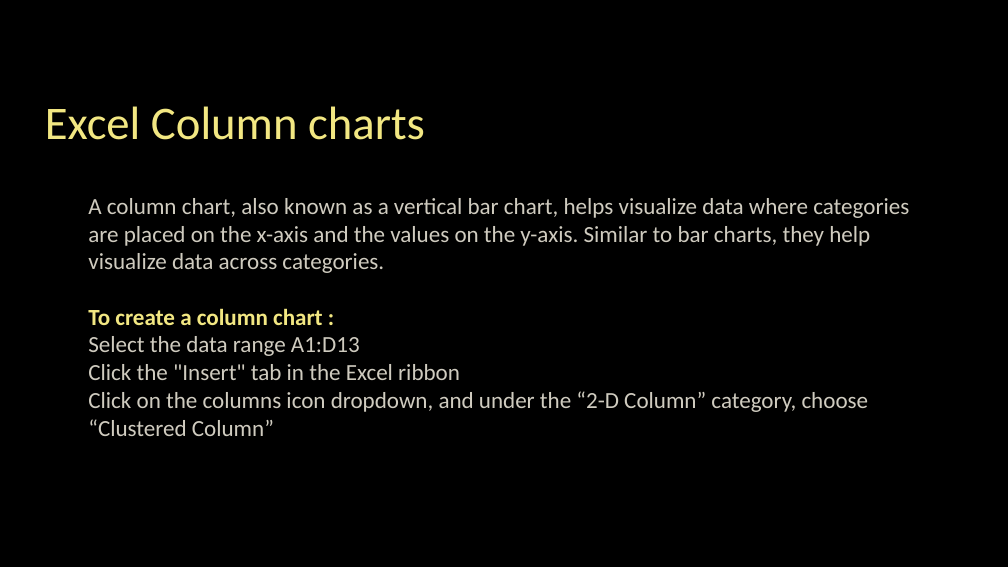
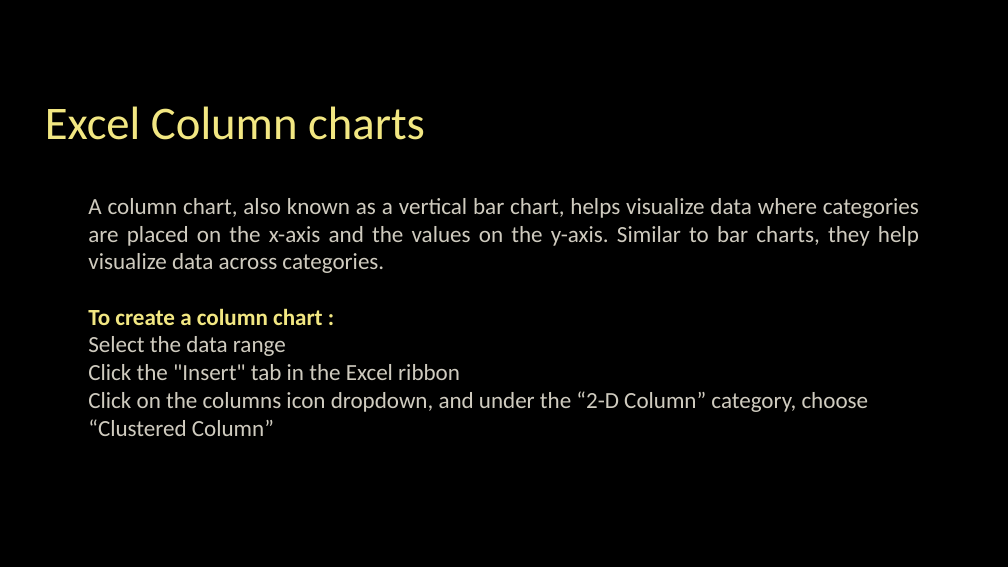
Before and after one commit to nived-sudhindran/Data-Visualization-using-Basic-Charts, a slide deck: slide 5 of Day-13 Excel Data Visualization.pptx. Drawn at 1008x567 pixels with LibreOffice and Linux fonts; fonts in the diff are those of the drawing. Boxes give left, top, right and bottom in pixels: in the first picture for what was removed or moved away, otherwise in the second. Text is boxed around its words. In the diff, an @@ line names an element or a change of style, - is before the commit and + after.

```diff
--- a/Day-13 Excel Data Visualization.pptx
+++ b/Day-13 Excel Data Visualization.pptx
@@ text at [88,198,919,273]: alignment left to justified @@
@@ text at [88,336,286,356]: text changed @@
-Select the data range A1:D13
+Select the data range
```
Also in this commit, not shown: 3 other slides changed.
